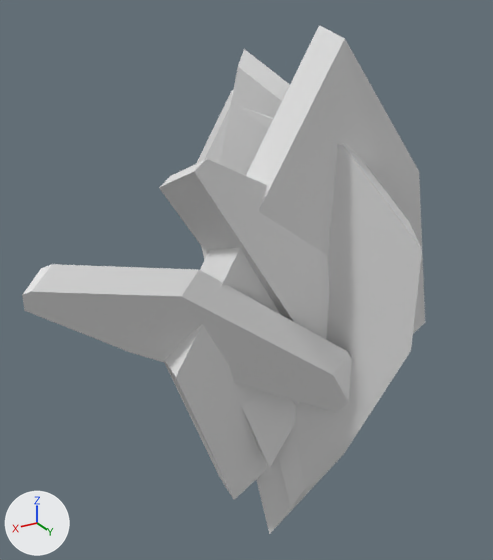
What one commit did to the glTF model public/models/Fragment_Img.gltf.
Rendered twice from a camera (50 mm lens) standing at (11.94, 15.95, 8.88) and looking at (1.49, -1.47, 0.16). Arrows for +X, +Y and +Z are at lower left; the lights stay in place. Materials are left out; every surface is plain grey. Where no turn or scale is listed for an object, it has been applied to the vertices.

In view in the first picture: 'Frag_2', 'Frag_3', 'Frag_4', 'Frag_5', 'Frag_6', 'Frag_7'.
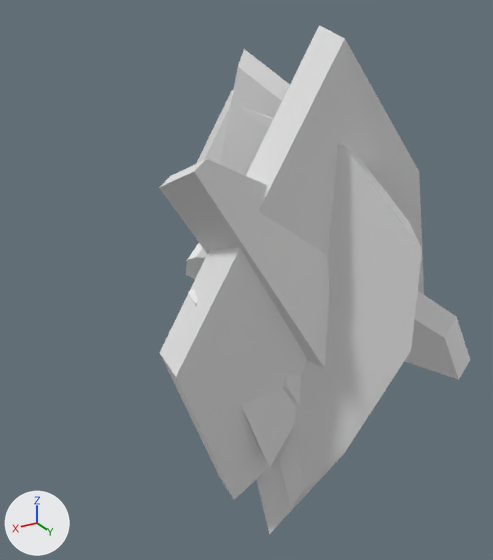
The change, as a diff of the scene's bpy script:
```diff
--- a/public/models/Fragment_Img.gltf.py
+++ b/public/models/Fragment_Img.gltf.py
@@ ob_frag_4 @@
 ob_frag_4 = bpy.data.objects.new('Frag_4', me_cube_cell_004)
-ob_frag_4.location = (4.77, 0.0, 0.0)
+ob_frag_4.location = (0.0, 0.0, 0.0)
```

Changed parts and their boxes [x1, y1, x2, y2] in the pictures (493 x 560 px):
'Frag_4', moved
    before: [22, 264, 352, 413]
    after: [186, 243, 470, 380]
